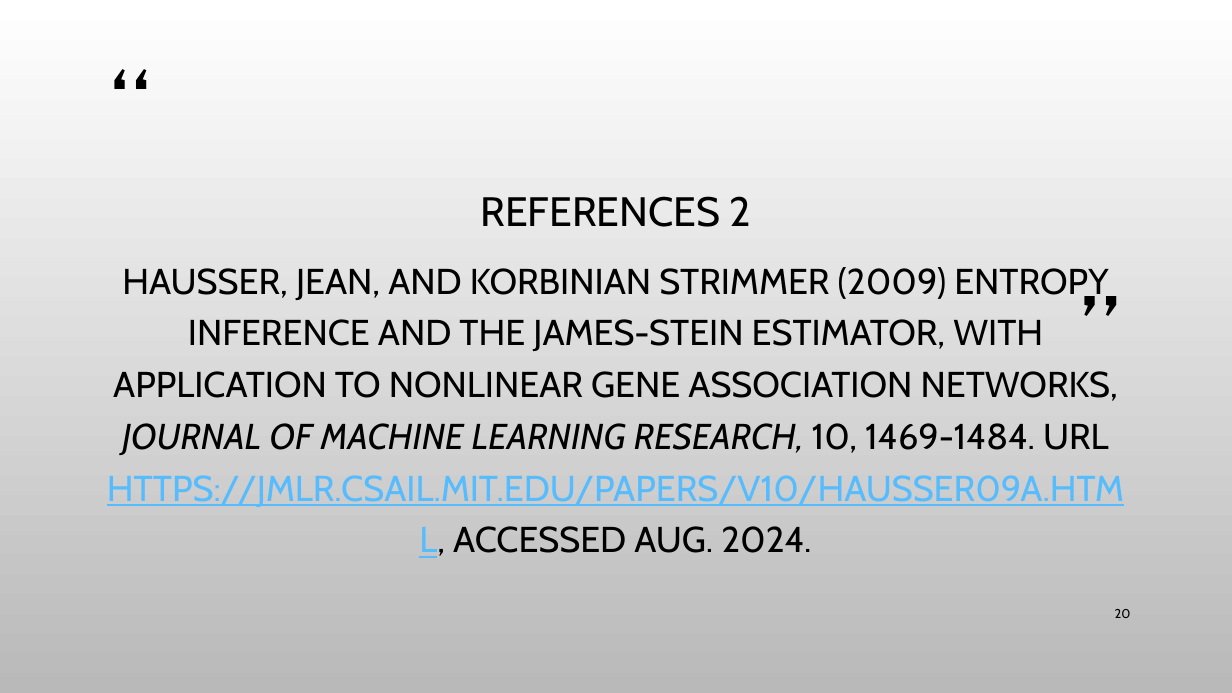
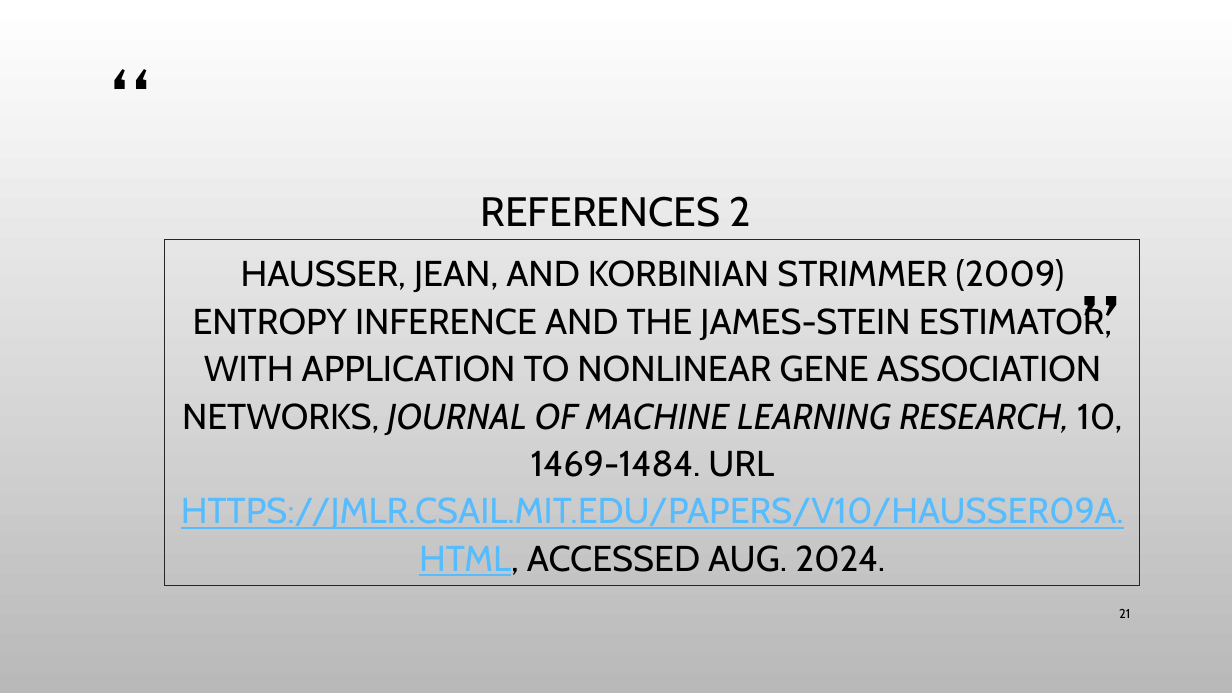
Before and after one commit to WendyOlsen/entropyOrdinalData2024, a slide deck: slide 21 of BSPSConferencePaperEntropyWendy-Olsen.pptx (slide 20 before the commit). Drawn at 1232x693 pixels with LibreOffice and Linux fonts; fonts in the diff are those of the drawing; background and template pictures are left out. Boxes give left, top, right and bottom in pixels: in the first picture for what was removed or moved away, otherwise in the second. Text is boxed around its words. In the diff, an @@ line names an element or a change of style, - is before the commit and + after.

```diff
--- a/BSPSConferencePaperEntropyWendy-Olsen.pptx
+++ b/BSPSConferencePaperEntropyWendy-Olsen.pptx
@@ text "HAUSSER, JEAN, AND KORBINIAN STRIMMER ...": place and size @@
-text "HAUSSER, JEAN, AND KORBINIAN STRIMMER ..." at (107,267,1124,553)
+text "HAUSSER, JEAN, AND KORBINIAN STRIMMER ..." at (165,239,1140,585)
@@ text "HAUSSER, JEAN, AND KORBINIAN STRIMMER ..." at (165,239,1140,585): line spacing 1.2 to 1.1; outline none to #262626 0.75 pt @@
@@ page number at (1119,609,1130,618): text changed @@
-20
+21
```
Also in this commit, not shown: 5 other slides changed, 1 slide added, 11 other files.
